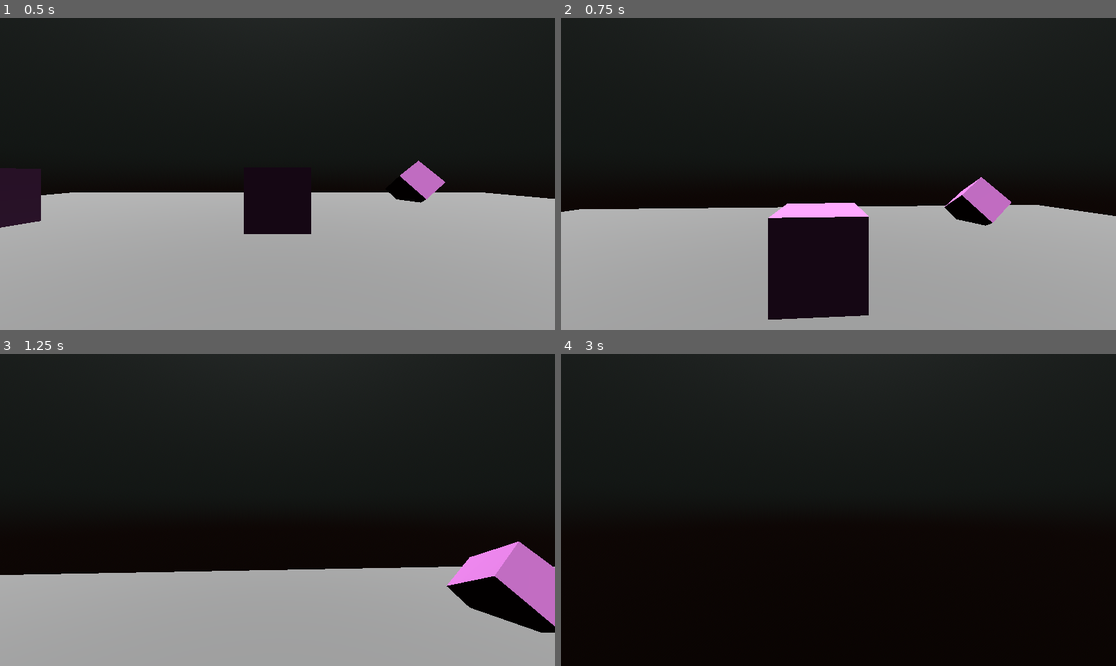
Above: before the commit, frames 1-4 (two rows, left to right).
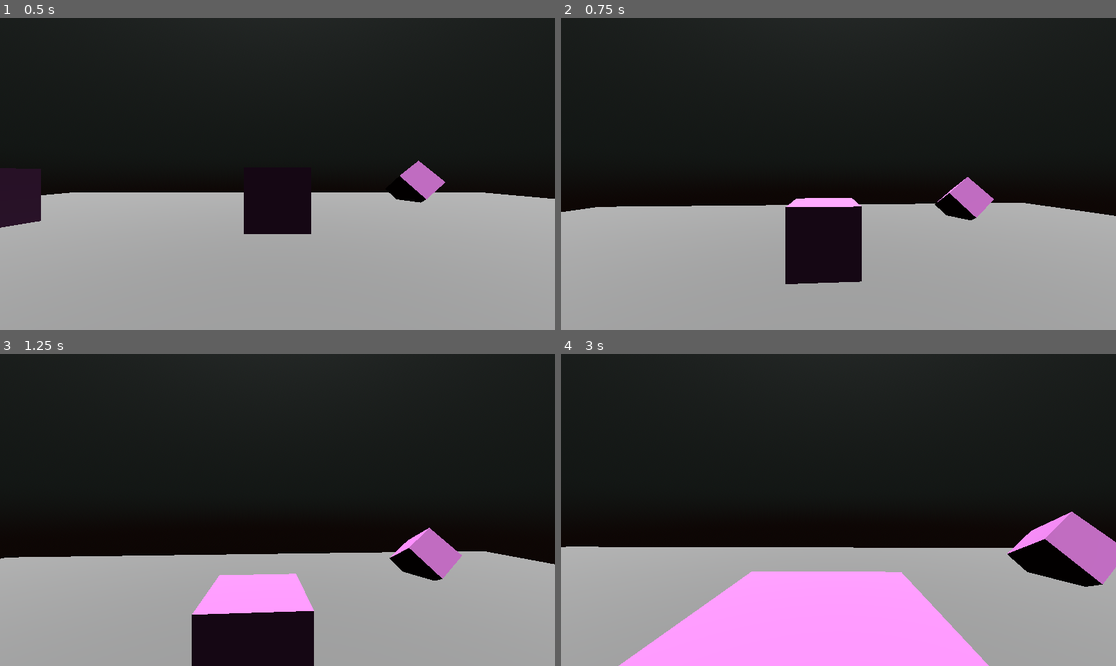
Above: after the commit, the same moments.

Repository: ZoeTheFox/Dusk_Game
Game: Godot game, scene res://FirstPersonController/TestScene.tscn
Two runs of this game, one before a commit and one after it. Both use one fixed random seed, a clock stepped at 60 frames per second and the inputs below.
Inputs (mouse positions are in pixels of both pictures, inside the frame that each line leads up to):
- Up to frame 1 (0.5 s): no input
- Up to frame 2 (0.75 s): move the mouse to (866, 174) at 0.52 s; hold W (walk_forwards) from 0.53 s (still down); tap Space (jump) at 0.6 s
- Up to frame 3 (1.25 s): keep holding W (walk_forwards); tap Space (jump) at 0.77, 1.07 s
- Up to frame 4 (3 s): keep holding W (walk_forwards); move the mouse to (810, 510) at 1.27 s; tap Space (jump) at 1.35, 1.52, 1.82, 2.1, 2.85 s; move the mouse to (849, 503) at 2.02 s; move the mouse to (832, 516) at 2.77 s

Frame 1 is identical in both runs. In frame 2, 4.8% of the frame differs, in the area x 0-100%, y 51-97%; in frame 3, 15%; in frame 4, 38%, in the area x 0-100%, y 50-100%.

Commit message:
little character controller going brr

Diff:
--- a/Dusk/FirstPersonController/Player.tscn
+++ b/Dusk/FirstPersonController/Player.tscn
@@ -10,6 +10,9 @@
 script = ExtResource("1_gxowu")
 twist_pivot = NodePath("Head/TwistPivot")
 pitch_pivot = NodePath("Head/TwistPivot/PitchPivot")
+speed = 3.0
+acceleration = 12.0
+decceleration = 8.0
 
 [node name="Collider" type="CollisionShape3D" parent="."]
 shape = SubResource("CapsuleShape3D_sy628")
--- a/Dusk/FirstPersonController/PlayerController.gd
+++ b/Dusk/FirstPersonController/PlayerController.gd
@@ -12,8 +12,17 @@
 @export
 var pitch_pivot : Node3D
 
-const SPEED = 5.0
-const JUMP_VELOCITY = 4.5
+@export
+var speed = 5.0
+
+@export
+var jump_velocity = 4.5
+
+@export
+var acceleration = 5.0
+
+@export
+var decceleration = 5.0
 
 # Get the gravity from the project settings to be synced with RigidBody nodes.
 var gravity = ProjectSettings.get_setting("physics/3d/default_gravity")
@@ -27,7 +36,7 @@
 
 	# Handle jump.
 	if Input.is_action_just_pressed("jump") and is_on_floor():
-		velocity.y = JUMP_VELOCITY
+		velocity.y = jump_velocity
 
 	# Get the input direction and handle the movement/deceleration.
 	# As good practice, you should replace UI actions with custom gameplay actions.
@@ -37,15 +46,21 @@
 
 	var direction = (transform.basis * $Head/TwistPivot/PitchPivot/PlayerCamera.global_transform.basis * Vector3(input_dir.x, 0, input_dir.y)).normalized()
 
-	print(direction)
+	var target_velocity = direction * speed
+
+	if (is_on_floor()):
+		velocity.x = lerp(velocity.x, target_velocity.x, delta * (acceleration if input_dir != Vector2.ZERO else decceleration))
+		velocity.z = lerp(velocity.z, target_velocity.z, delta * (acceleration if input_dir != Vector2.ZERO else decceleration))
+
+	print(target_velocity)
 	print(velocity)
 
-	if direction:
-		velocity.x = direction.x * SPEED
-		velocity.z = direction.z * SPEED
-	else:
-		velocity.x = move_toward(velocity.x, 0, 1)
-		velocity.z = move_toward(velocity.z, 0, 1)
+	#if direction:
+	#	velocity.x = direction.x * speed
+	#	velocity.z = direction.z * speed
+	#else:
+	#	velocity.x = move_toward(velocity.x, 0, 1)
+	#	velocity.z = move_toward(velocity.z, 0, 1)
 
 	old_velocity = velocity
 
